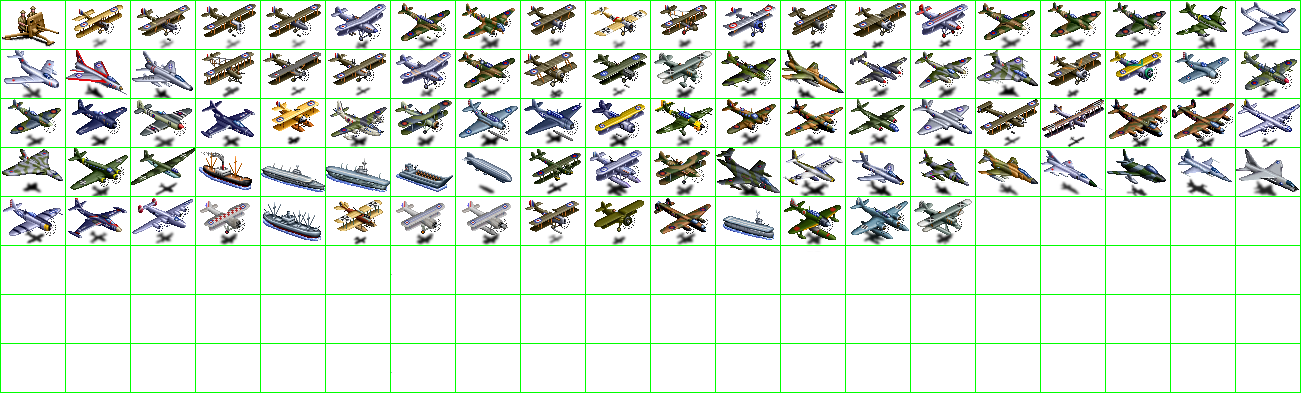
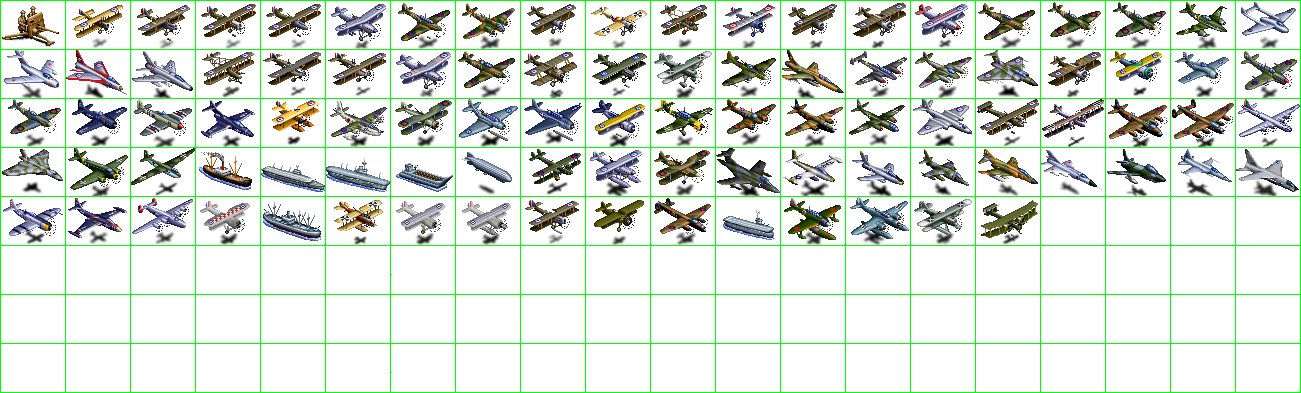
Layered file, before and after one edit (1301x393). Changes by layer:
painted on "units" over (x1=981, y1=200, x2=1038, y2=245)
